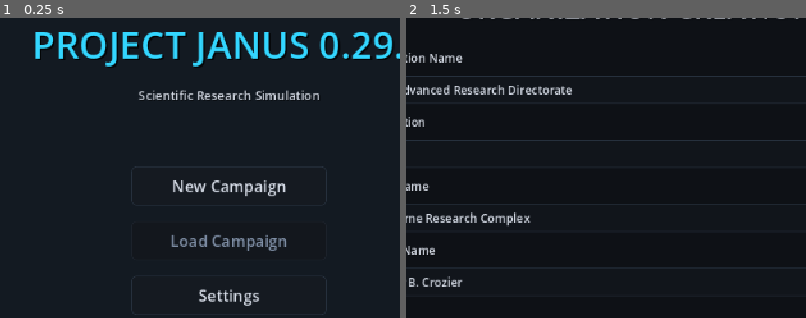
Above: before the commit, frames 1-2 (left to right).
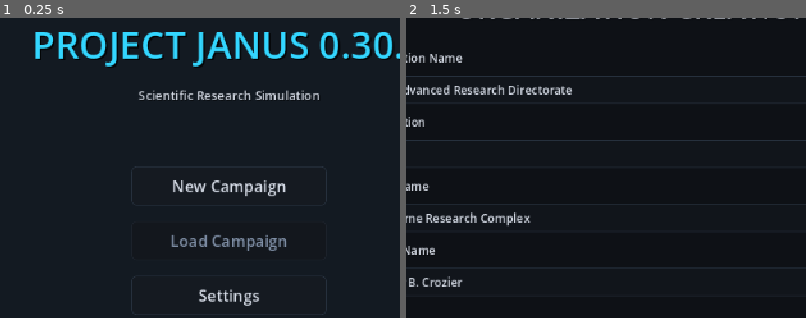
Above: after the commit, the same moments.

Repository: lutecian/project-janus
Game: Godot game, scene res://scenes/main/main_menu.tscn
Same seed, same stepped clock (60 frames per second), same inputs: the game is played once before the commit and once after it.
Inputs:
- Up to frame 1 (0.25 s): no input
- Up to frame 2 (1.5 s): click "New Campaign" at 0.5 s; click "Normal" at 1.25 s
The pictures show only the part of the screen within x 21-71%, y 0-50%; the shares and areas given below are measured in that part.

The runs differ from the first frame. In frame 1, 0.3% of the frame differs, in the area x 87-98%, y 4-14%; in frame 2, nothing differs.

Commit message:
JANUS 0.30 mutators + true determinism
- MUT_APPRENTICE + MUT_AUDIT with training/resolve hooks, rotation, H3 tests
- Fixed unseeded shuffle in event scheduling; SIM determinism test
- Probe runs now bit-identical; new stable baseline
- ENDGAME amendments + TODO refresh; 28 suites green

Diff:
--- a/data/challenges/mutators.json
+++ b/data/challenges/mutators.json
@@ -36,6 +36,26 @@
       "target_mult": 1.0,
       "buyout_mult": 2.0,
       "score_mult": 1.25
+    },
+    {
+      "id": "MUT_APPRENTICE",
+      "name": "Apprenticeship",
+      "flavor": "A teaching grant halves all training costs. Learn fast.",
+      "funding_mult": 1.0,
+      "casualty_mult": 1.0,
+      "target_mult": 1.0,
+      "training_mult": 0.5,
+      "score_mult": 1.15
+    },
+    {
+      "id": "MUT_AUDIT",
+      "name": "Surprise Audit",
+      "flavor": "Overseers double every crisis payout. Keep the lab quiet.",
+      "funding_mult": 1.0,
+      "casualty_mult": 1.0,
+      "target_mult": 1.0,
+      "resolve_mult": 2.0,
+      "score_mult": 1.25
     }
   ]
 }
--- a/scripts/autoload/game_state.gd
+++ b/scripts/autoload/game_state.gd
@@ -1,6 +1,6 @@
 extends Node
 
-const GAME_VERSION := "0.29.0"
+const GAME_VERSION := "0.30.0"
 const ObservationSimulator = preload("res://scripts/simulation/observation_simulator.gd")
 
 var campaign_id: String = ""
@@ -723,7 +723,7 @@
 		if sd.get("id", "") != sci_id:
 			continue
 		var cur: int = int((sd.get("skills", {}) as Dictionary).get(skill, 0))
-		return 400 + cur * 15
+		return maxi(int(round(float(400 + cur * 15) * _mut_mult("training_mult", 1.0))), 1)
 	return -1
 
 func train_scientist(sci_id: String, skill: String) -> Dictionary:
@@ -742,7 +742,7 @@
 	var cur: int = int(skills.get(skill, 0))
 	if cur >= TRAIN_SKILL_CAP:
 		return {"ok": false, "reason": "maxed"}
-	var cost: int = 400 + cur * 15
+	var cost: int = training_cost(sci_id, skill)
 	if int(budget.get("funds", 0)) < cost:
 		return {"ok": false, "reason": "insufficient_funds"}
 	budget["funds"] = int(budget.get("funds", 0)) - cost
@@ -2106,7 +2106,7 @@
 		if cd.get("id", "") != crisis_id:
 			continue
 		if method == "pay":
-			var cost: int = int(cd.get("resolve_cost", 1500))
+			var cost: int = int(round(float(cd.get("resolve_cost", 1500)) * _mut_mult("resolve_mult", 1.0)))
 			if int(budget.get("funds", 0)) < cost:
 				return {"ok": false, "reason": "insufficient_funds"}
 			budget["funds"] = int(budget.get("funds", 0)) - cost
@@ -2287,7 +2287,7 @@
 	return int(dt.get("year", 2026)) * 10000 + int(dt.get("month", 1)) * 100 + int(dt.get("day", 1))
 
 static func daily_mutator() -> String:
-	var ids := ["MUT_FAMINE", "MUT_GLASS", "MUT_SPRINT", "MUT_BOUNTY"]
+	var ids := ["MUT_FAMINE", "MUT_GLASS", "MUT_SPRINT", "MUT_BOUNTY", "MUT_APPRENTICE", "MUT_AUDIT"]
 	var rng := RandomNumberGenerator.new()
 	rng.seed = daily_seed()
 	return ids[rng.randi() % ids.size()]
@@ -2296,7 +2296,7 @@
 	return int(Time.get_unix_time_from_system() / 604800.0)
 
 static func weekly_mutator() -> String:
-	var ids := ["MUT_FAMINE", "MUT_GLASS", "MUT_SPRINT", "MUT_BOUNTY"]
+	var ids := ["MUT_FAMINE", "MUT_GLASS", "MUT_SPRINT", "MUT_BOUNTY", "MUT_APPRENTICE", "MUT_AUDIT"]
 	var rng := RandomNumberGenerator.new()
 	rng.seed = weekly_seed() * 31 + 7
 	return ids[rng.randi() % ids.size()]
@@ -3184,7 +3184,11 @@
 	var ids: Array = []
 	for edef in data.get("events", []):
 		ids.append((edef as Dictionary).get("id", ""))
-	ids.shuffle()
+	for i in range(ids.size() - 1, 0, -1):
+		var j: int = _rng.randi() % (i + 1)
+		var tmp = ids[i]
+		ids[i] = ids[j]
+		ids[j] = tmp
 	event_schedule = []
 	var picks: int = mini(2, ids.size())
 	for i in range(picks):
--- a/tests/scene_test_runner.gd
+++ b/tests/scene_test_runner.gd
@@ -284,6 +284,22 @@
 	if (high[0] as Dictionary)["confidence"] != "high":
 		push_error("quality 1.2 should yield high confidence")
 		sim_failures += 1
+	# Event scheduling must be seeded: same seed deals the same events.
+	GameState.initialize_new_campaign({"name": "Sched A"}, "normal", 777)
+	var sched_a: Array = GameState.event_schedule.duplicate(true)
+	GameState.initialize_new_campaign({"name": "Sched B"}, "normal", 777)
+	var sched_b: Array = GameState.event_schedule.duplicate(true)
+	if sched_a.size() != sched_b.size():
+		push_error("event schedule should deal the same count for one seed")
+		sim_failures += 1
+	else:
+		for i in range(sched_a.size()):
+			var ea: Dictionary = sched_a[i]
+			var eb: Dictionary = sched_b[i]
+			if ea.get("id", "") != eb.get("id", "") or absf(float(ea.get("day", 0.0)) - float(eb.get("day", 0.0))) > 0.001:
+				push_error("event schedule should be identical for one seed")
+				sim_failures += 1
+				break
 	if sim_failures == 0:
 		print("SIM_OK")
 	else:
@@ -2456,7 +2472,7 @@
 	if mut_a != GameState.daily_mutator():
 		push_error("chal: daily mutator should be deterministic")
 		failures += 1
-	if not mut_a in ["MUT_FAMINE", "MUT_GLASS", "MUT_SPRINT", "MUT_BOUNTY"]:
+	if not mut_a in ["MUT_FAMINE", "MUT_GLASS", "MUT_SPRINT", "MUT_BOUNTY", "MUT_APPRENTICE", "MUT_AUDIT"]:
 		push_error("chal: unknown mutator '%s'" % mut_a)
 		failures += 1
 
@@ -2482,6 +2498,20 @@
 	GameState.active_mutators = ["MUT_SPRINT"]
 	if absf(GameState.get_majority_target() - 41.6) > 0.01:
 		push_error("chal: sprint should cut target to 41.6, got %.1f" % GameState.get_majority_target())
+		failures += 1
+	GameState.active_mutators = ["MUT_APPRENTICE"]
+	if GameState.training_cost("SCIENTIST_CHEN", "physics") != int(round((400 + 85 * 15) * 0.5)):
+		push_error("chal: apprentice should halve training, got %d" % GameState.training_cost("SCIENTIST_CHEN", "physics"))
+		failures += 1
+	GameState.active_mutators = ["MUT_AUDIT"]
+	GameState.budget["funds"] = 50000
+	GameState.active_crises = [{"id": "AUDIT-TEST", "name": "Test Audit", "kind": "audit", "days_left": 5.0, "resolve_cost": 2000, "incident_id": ""}]
+	var audit_res: Dictionary = GameState.resolve_crisis("AUDIT-TEST", "pay")
+	if not bool(audit_res.get("ok", false)):
+		push_error("chal: audit resolve should succeed when funded")
+		failures += 1
+	elif int(GameState.budget.get("funds", 0)) != 46000:
+		push_error("chal: audit should double resolve to 4000, funds %d" % int(GameState.budget.get("funds", 0)))
 		failures += 1
 	GameState.active_mutators = []
 
Not shown, changed: CHANGELOG.md
Not shown, changed: ENDGAME.md
Not shown, changed: TODO.md
